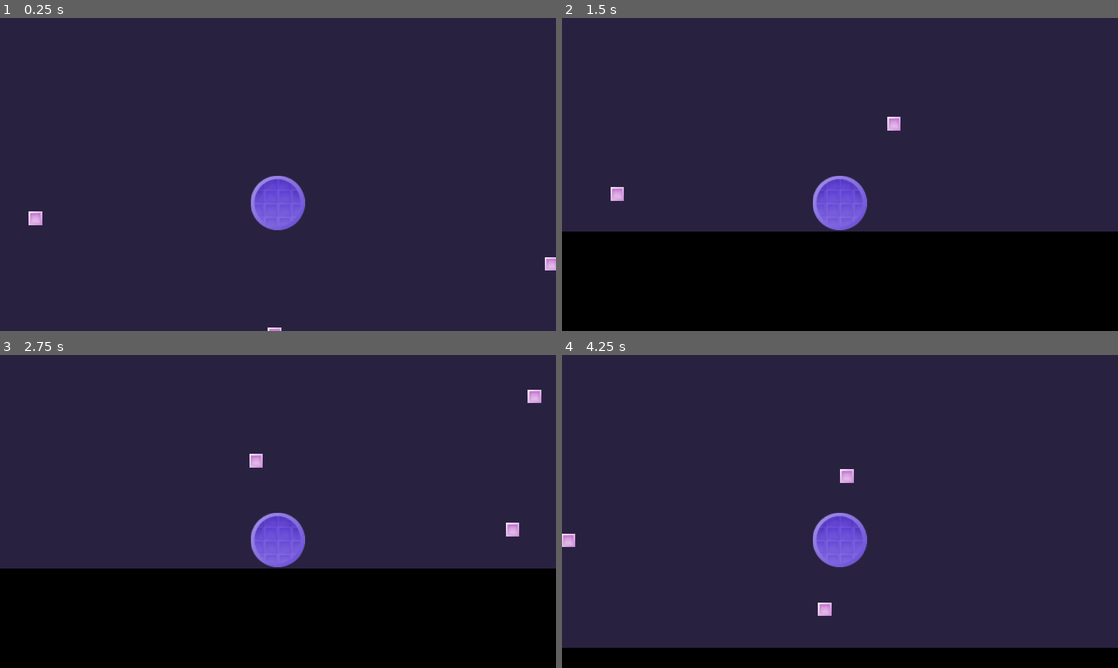
Above: before the commit, frames 1-4 (two rows, left to right).
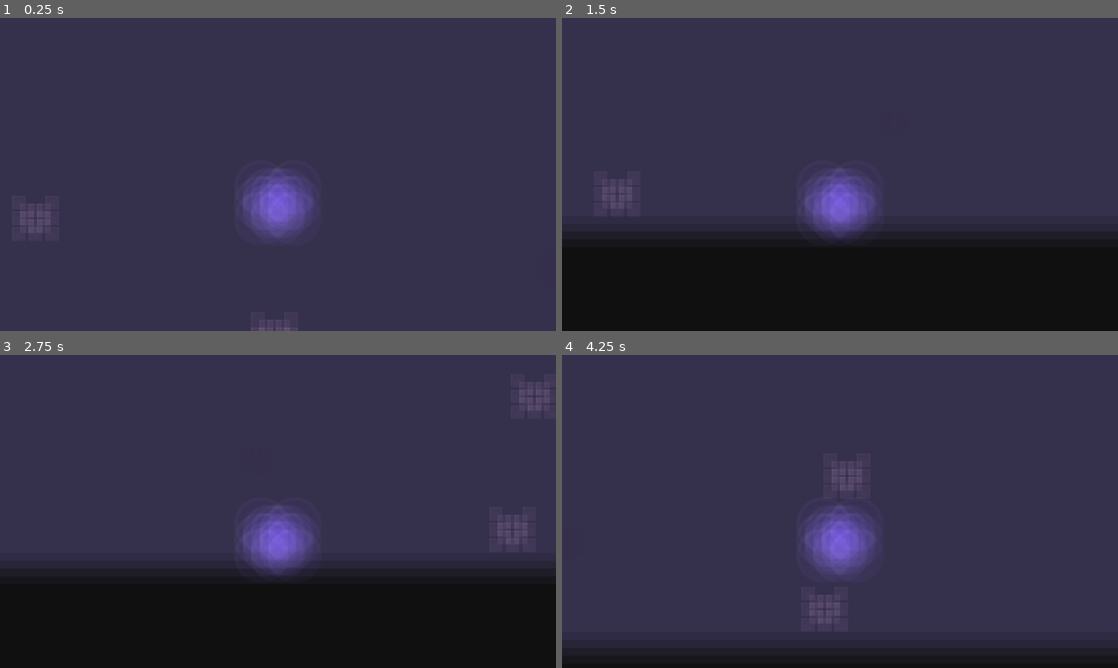
Above: after the commit, the same moments.

Repository: KaratePikachu/JamfestFall2024
Game: Godot game, scene res://Level/test_open_world.tscn
Two runs of this game, one before a commit and one after it. Both use one fixed random seed, a clock stepped at 60 frames per second and the inputs below.
Inputs:
- Up to frame 1 (0.25 s): no input
- Up to frame 2 (1.5 s): hold D (move_right) from 0.53 s (still down); tap E (interact) at 0.6 s; tap Space (jump) at 0.77 s; tap 1 at 1.35 s
- Up to frame 3 (2.75 s): tap Space (jump) at 1.52 s; release D (move_right) at 2.03 s; hold A (move_left) from 2.03 s (still down); tap E (interact) at 2.1 s
- Up to frame 4 (4.25 s): release A (move_left) at 2.78 s; hold D (move_right) from 2.78 s (still down); tap 1 at 2.85 s; tap Space (jump) at 3.02, 3.77 s; tap E (interact) at 3.6 s

The runs differ from the first frame. In frame 1, 3.6% of the frame differs, in the area x 2-100%, y 47-100%; in frame 2, 7.9%; in frame 3, 8.6%; in frame 4, 9.0%, in the area x 0-100%, y 31-99%.

Commit message:
BLINDNESS WOOOOOO

Diff:
--- a/Level/test_open_world.tscn
+++ b/Level/test_open_world.tscn
@@ -1,11 +1,40 @@
-[gd_scene load_steps=5 format=3 uid="uid://bubey2aaxawy6"]
+[gd_scene load_steps=10 format=3 uid="uid://bubey2aaxawy6"]
 
+[ext_resource type="Shader" path="res://Shaders/Blur.gdshader" id="1_of5qh"]
 [ext_resource type="PackedScene" uid="uid://u5vlmp8hm4ku" path="res://Player/player.tscn" id="1_svam2"]
 [ext_resource type="PackedScene" uid="uid://b68p8jegitusu" path="res://Enviorment/death_square.tscn" id="2_sh6tp"]
 [ext_resource type="Texture2D" uid="uid://cxl5cvsgyxcoe" path="res://Level/TestLevel/princess.png" id="2_wrlyu"]
 
 [sub_resource type="RectangleShape2D" id="RectangleShape2D_jw1re"]
 size = Vector2(1527.41, 382.014)
+
+[sub_resource type="ShaderMaterial" id="ShaderMaterial_p2x72"]
+shader = ExtResource("1_of5qh")
+shader_parameter/scale = 1.0
+shader_parameter/lod = 0.0
+shader_parameter/x_blur_offest = 1.262
+shader_parameter/y_blur_offest = 1.565
+
+[sub_resource type="ShaderMaterial" id="ShaderMaterial_oogge"]
+shader = ExtResource("1_of5qh")
+shader_parameter/scale = 1.0
+shader_parameter/lod = 0.0
+shader_parameter/x_blur_offest = 1.979
+shader_parameter/y_blur_offest = 0.99
+
+[sub_resource type="ShaderMaterial" id="ShaderMaterial_lmnva"]
+shader = ExtResource("1_of5qh")
+shader_parameter/scale = 1.0
+shader_parameter/lod = 0.0
+shader_parameter/x_blur_offest = 0.0
+shader_parameter/y_blur_offest = 0.0
+
+[sub_resource type="ShaderMaterial" id="ShaderMaterial_jqcd5"]
+shader = ExtResource("1_of5qh")
+shader_parameter/scale = 1.0
+shader_parameter/lod = 0.0
+shader_parameter/x_blur_offest = 0.03
+shader_parameter/y_blur_offest = 0.05
 
 [node name="TestOpenWorld" type="Node2D"]
 position = Vector2(-466, -368)
@@ -29,11 +58,15 @@
 offset_bottom = 31.1263
 scale = Vector2(37.5051, 9.19112)
 color = Color(0, 0, 0, 1)
+metadata/_edit_use_anchors_ = true
 
 [node name="Player" parent="StaticBody2D" instance=ExtResource("1_svam2")]
+material = SubResource("ShaderMaterial_p2x72")
 position = Vector2(375.427, -269.625)
 
 [node name="Camera2D" type="Camera2D" parent="StaticBody2D/Player"]
+material = SubResource("ShaderMaterial_oogge")
+use_parent_material = true
 position = Vector2(-0.682969, -33.4467)
 
 [node name="temp" type="Node2D" parent="."]
@@ -45,6 +78,7 @@
 texture = ExtResource("2_wrlyu")
 
 [node name="Princess2" type="Sprite2D" parent="temp"]
+material = SubResource("ShaderMaterial_lmnva")
 position = Vector2(955, 411)
 scale = Vector2(1.465, 1.465)
 texture = ExtResource("2_wrlyu")
@@ -68,3 +102,15 @@
 position = Vector2(1993, 508)
 scale = Vector2(1.465, 1.465)
 texture = ExtResource("2_wrlyu")
+
+[node name="CanvasLayer" type="CanvasLayer" parent="."]
+
+[node name="ColorRect" type="ColorRect" parent="CanvasLayer"]
+material = SubResource("ShaderMaterial_jqcd5")
+anchors_preset = 15
+anchor_right = 1.0
+anchor_bottom = 1.0
+grow_horizontal = 2
+grow_vertical = 2
+size_flags_horizontal = 3
+size_flags_vertical = 3
--- a/Shaders/Blur.gdshader
+++ b/Shaders/Blur.gdshader
@@ -5,30 +5,30 @@
 uniform float lod: hint_range(0.0, 5) = 0.0;
 uniform float x_blur_offest : hint_range(0.0, 3.0) = 0.0;
 uniform float y_blur_offest : hint_range(0.0, 3.0) = 0.0;
-//uniform sampler2D SCREEN_TEXTURE : hint_screen_texture, repeat_disable, filter_nearest;
+uniform sampler2D SCREEN_TEXTURE: hint_screen_texture, repeat_disable, filter_nearest;
 
 void vertex() {
 	// Called for every vertex the material is visible on.
 }
 
 void fragment() {
-	vec4 color = texture(TEXTURE, SCREEN_UV, lod);
+	vec4 color = texture(SCREEN_TEXTURE, SCREEN_UV, lod);
 	vec4 blur_colors[16/*4*/] = { texture(TEXTURE, UV + vec2(0.0,y_blur_offest)),
-	texture(TEXTURE, UV + vec2(0.0,-y_blur_offest)),
-	texture(TEXTURE, UV + vec2(x_blur_offest,0.0)),
-	texture(TEXTURE, UV + vec2(-x_blur_offest,0.0)),
-	texture(TEXTURE, UV + vec2(x_blur_offest,y_blur_offest)),
-	texture(TEXTURE, UV + vec2(-x_blur_offest,-y_blur_offest)),
-	texture(TEXTURE, UV + vec2(x_blur_offest,-y_blur_offest)),
-	texture(TEXTURE, UV + vec2(-x_blur_offest,y_blur_offest)),
-	texture(TEXTURE, UV + vec2(0.0,y_blur_offest * 0.5)),
-	texture(TEXTURE, UV + vec2(0.0,-y_blur_offest* 0.5)),
-	texture(TEXTURE, UV + vec2(x_blur_offest* 0.5,0.0)),
-	texture(TEXTURE, UV + vec2(-x_blur_offest* 0.5,0.0)),
-	texture(TEXTURE, UV + vec2(x_blur_offest* 0.5,y_blur_offest* 0.5)),
-	texture(TEXTURE, UV + vec2(-x_blur_offest* 0.5,-y_blur_offest* 0.5)),
-	texture(TEXTURE, UV + vec2(x_blur_offest* 0.5,-y_blur_offest* 0.5)),
-	texture(TEXTURE, UV + vec2(-x_blur_offest* 0.5,y_blur_offest* 0.5)) };
+	texture(SCREEN_TEXTURE, UV + vec2(0.0,-y_blur_offest)),
+	texture(SCREEN_TEXTURE, UV + vec2(x_blur_offest,0.0)),
+	texture(SCREEN_TEXTURE, UV + vec2(-x_blur_offest,0.0)),
+	texture(SCREEN_TEXTURE, UV + vec2(x_blur_offest,y_blur_offest)),
+	texture(SCREEN_TEXTURE, UV + vec2(-x_blur_offest,-y_blur_offest)),
+	texture(SCREEN_TEXTURE, UV + vec2(x_blur_offest,-y_blur_offest)),
+	texture(SCREEN_TEXTURE, UV + vec2(-x_blur_offest,y_blur_offest)),
+	texture(SCREEN_TEXTURE, UV + vec2(0.0,y_blur_offest * 0.5)),
+	texture(SCREEN_TEXTURE, UV + vec2(0.0,-y_blur_offest* 0.5)),
+	texture(SCREEN_TEXTURE, UV + vec2(x_blur_offest* 0.5,0.0)),
+	texture(SCREEN_TEXTURE, UV + vec2(-x_blur_offest* 0.5,0.0)),
+	texture(SCREEN_TEXTURE, UV + vec2(x_blur_offest* 0.5,y_blur_offest* 0.5)),
+	texture(SCREEN_TEXTURE, UV + vec2(-x_blur_offest* 0.5,-y_blur_offest* 0.5)),
+	texture(SCREEN_TEXTURE, UV + vec2(x_blur_offest* 0.5,-y_blur_offest* 0.5)),
+	texture(SCREEN_TEXTURE, UV + vec2(-x_blur_offest* 0.5,y_blur_offest* 0.5)) };
 
 	COLOR = color;
 
